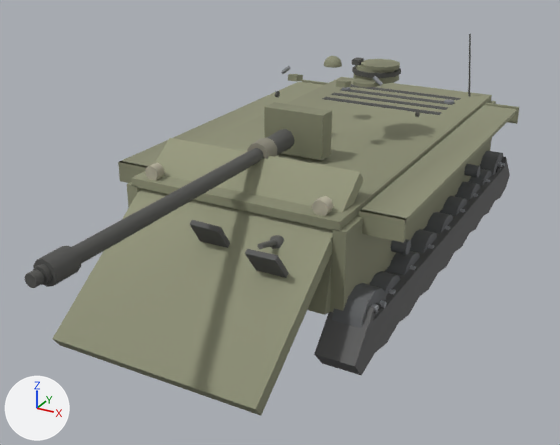
The glTF model client/assets/models/t29.glb: old version first, new version second.
Before and after are seen from a 50 mm lens placed at (5.05, -11.26, 5.77), pointed at (-0.12, -1.85, 1.07). Every picture has the same lights, and +X, +Y and +Z are marked at lower left. The first picture is the older version. Where no turn or scale is listed for an object, it has been applied to the vertices. Vertices at exactly the same position are counted once.

Objects in the first picture: 'barrel', 'glacis', 'hullSide', 'hullTop', 'lowerPlate', 'mantlet', 'tracks', 'turretRoof', 'turretSide', 'wheel13', 'wheel14', 'wheel16' and 7 more.
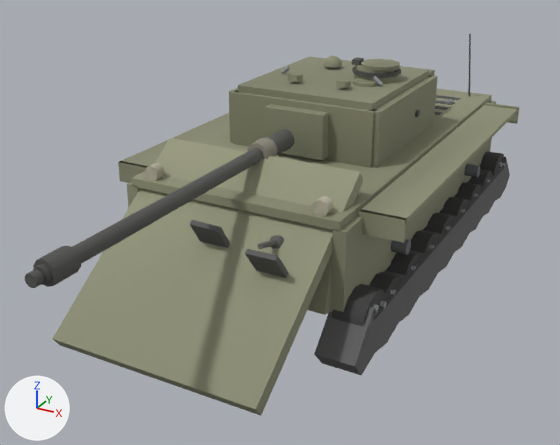
The change, as a list of edits to the scene's bpy script:
```text
Add mat_turretrear_mat:
    mat_turretrear_mat = bpy.data.materials.new('turretRear_mat')
    mat_turretrear_mat.use_nodes = True; mat_turretrear_mat.node_tree.nodes.clear()
    _N = mat_turretrear_mat.node_tree.nodes; _L = mat_turretrear_mat.node_tree.links
    n0 = _N.new('ShaderNodeBsdfPrincipled'); n0.name = 'Principled BSDF'
    n0.inputs[1].default_value = 0.15  # 'Metallic'
    n0.inputs[2].default_value = 0.8  # 'Roughness'
    n1 = _N.new('ShaderNodeOutputMaterial'); n1.name = 'Material Output'
    n2 = _N.new('ShaderNodeVertexColor'); n2.name = 'Color Attribute'
    _L.new(n0.outputs[0], n1.inputs[0])  # 'BSDF' to 'Surface'
    _L.new(n2.outputs[0], n0.inputs[0])  # 'Color' to 'Base Color'
Add mat_turretfront_mat:
    mat_turretfront_mat = bpy.data.materials.new('turretFront_mat')
    mat_turretfront_mat.use_nodes = True; mat_turretfront_mat.node_tree.nodes.clear()
    _N = mat_turretfront_mat.node_tree.nodes; _L = mat_turretfront_mat.node_tree.links
    n0 = _N.new('ShaderNodeBsdfPrincipled'); n0.name = 'Principled BSDF'
    n0.inputs[1].default_value = 0.15  # 'Metallic'
    n0.inputs[2].default_value = 0.8  # 'Roughness'
    n1 = _N.new('ShaderNodeOutputMaterial'); n1.name = 'Material Output'
    n2 = _N.new('ShaderNodeVertexColor'); n2.name = 'Color Attribute'
    _L.new(n0.outputs[0], n1.inputs[0])  # 'BSDF' to 'Surface'
    _L.new(n2.outputs[0], n0.inputs[0])  # 'Color' to 'Base Color'
Change me_mesh_16:
    remove me_mesh_16.from_pydata(...)  # 144 vertices, 240 faces; spans x -0.27..0.27, y -0.441..0.441, z -0.441..0.441
    add me_mesh_16.from_pydata(...)  # 148 vertices, 248 faces; spans x -0.27..0.27, y -0.428..0.428, z -0.428..0.428
    me_mesh_16 part 1: the loose piece of 28 vertices spanning x -0.2..0.2, y -0.441..0.441, z -0.441..0.441 is copied, and the copy is scaled about its middle by (1.08, 0.97, 0.97); it spans x -0.215..0.215, y -0.428..0.428, z -0.428..0.428
    me_mesh_16 part 2: 26 vertices moved from x -0.2..0.2, y -0.441..0.441, z -0.441..0.441 to x -0.2..0.2, y -0.384..0.384, z -0.384..0.384
    me_mesh_16 part 3: 9 kept faces spanning x -0.2..0.2, y -0.384..0.384, z -0.192..0.384 get new vertex colours; the middle colour goes from dark grey #66686b to dark grey #616365
    other edits to the shape of me_mesh_16 do not show in these pictures
Change me_mesh_24:
    remove me_mesh_24.from_pydata(...)  # 36 vertices, 64 faces; spans x -1.27..1.27, y 0.26..0.37, z 0.43..0.54
    add me_mesh_24.from_pydata(...)  # 52 vertices, 88 faces; spans x -1.27..1.27, y -1.25..1.25, z 0.0..0.88
    me_mesh_24 part 4: a new loose piece, a box spanning x -1.23..-1.07, y -1.25..1.25, z 0.0..0.88, in mat_turretside_mat
    me_mesh_24 part 5: a new loose piece, a box spanning x 1.07..1.23, y -1.25..1.25, z 0.0..0.88, in mat_turretside_mat
Change me_mesh_25:
    remove me_mesh_25.from_pydata(...)  # 181 vertices, 316 faces; spans x -0.86..0.95, y -0.76..0.72, z 0.98..1.28
    add me_mesh_25.from_pydata(...)  # 189 vertices, 328 faces; spans x -1.1..1.1, y -1.2..1.2, z 0.88..1.28
    me_mesh_25 part 6: a new loose piece, a box spanning x -1.1..1.1, y -1.2..1.2, z 0.88..0.98, in mat_turretroof_mat
Add me_mesh_26_1:
    me_mesh_26_1.from_pydata(...)  # a box spanning x -1.15..1.15, y 1.13..1.29, z 0.0..0.88
    me_mesh_26_1.materials.append(mat_turretrear_mat)
Add me_mesh_24_1:
    me_mesh_24_1.from_pydata(...)  # a box spanning x -1.15..1.15, y -1.29..-1.09, z 0.0..0.88; a box spanning x -0.92..0.92, y 1.25..2.05, z 0.09..0.79
    me_mesh_24_1.materials.append(mat_turretfront_mat)
Change ob_turretfront:
    ob_turretfront: bpy.data.objects.new('turretFront', None) -> bpy.data.objects.new('turretFront', me_mesh_24_1)
Change ob_turretrear:
    ob_turretrear: bpy.data.objects.new('turretRear', None) -> bpy.data.objects.new('turretRear', me_mesh_26_1)
```

What differs and where, as boxes [x1, y1, x2, y2] in the pictures (560 x 445 px; the box of a moved part takes in the faces that stretch with it):
'turretRoof', reshaped (59% wider, 67% taller)
    before: [281, 56, 401, 88]
    after: [238, 56, 429, 110]
'turretFront', now drawn
    after: [232, 60, 435, 168]
'turretSide', reshaped
    before: [275, 91, 420, 117]
    after: [229, 75, 438, 168]
'wheel16', reshaped
    before: [332, 283, 387, 328]
    after: [332, 284, 387, 327]
part 1 of me_mesh_16, added
    after: [332, 284, 387, 327]
part 2 of me_mesh_16, moved or reshaped (not visible afterwards)
    before: [333, 283, 386, 328]
part 3 of me_mesh_16, recoloured
    before: [332, 284, 386, 324]
part 4 of me_mesh_24, added (mostly hidden)
    after: [229, 88, 238, 143]
part 5 of me_mesh_24, added
    after: [371, 75, 438, 168]
part 6 of me_mesh_25, added
    after: [238, 57, 429, 110]
